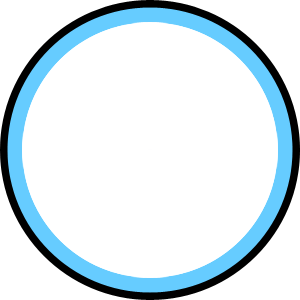
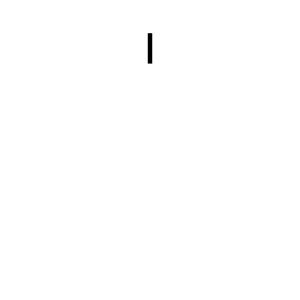
The second 300 × 300 image is a revision of the first. Changes to its layers:
hid "Pointer Overlay Visible", moved it above "Pointer Overlay" over box(22, 22, 278, 148)
hid "Pointer Overlay", moved it above "Overlay" over box(22, 152, 278, 278)
renamed "Layer 1" to "Overlay", hid it, masked it over box(35, 22, 264, 94)
added layer "Target" in group "Pointer" over box(147, 33, 153, 64)
hid "Pointer back copy" over box(22, 92, 278, 278)
hid "Shape 2" over box(33, 33, 267, 267)
hid "Pointer Helper" over box(45, 45, 255, 255)
hid "Pointer back" over box(22, 22, 278, 278)
hid group "Back" (1st of 2) (2 layers) over box(0, 0, 300, 300)
